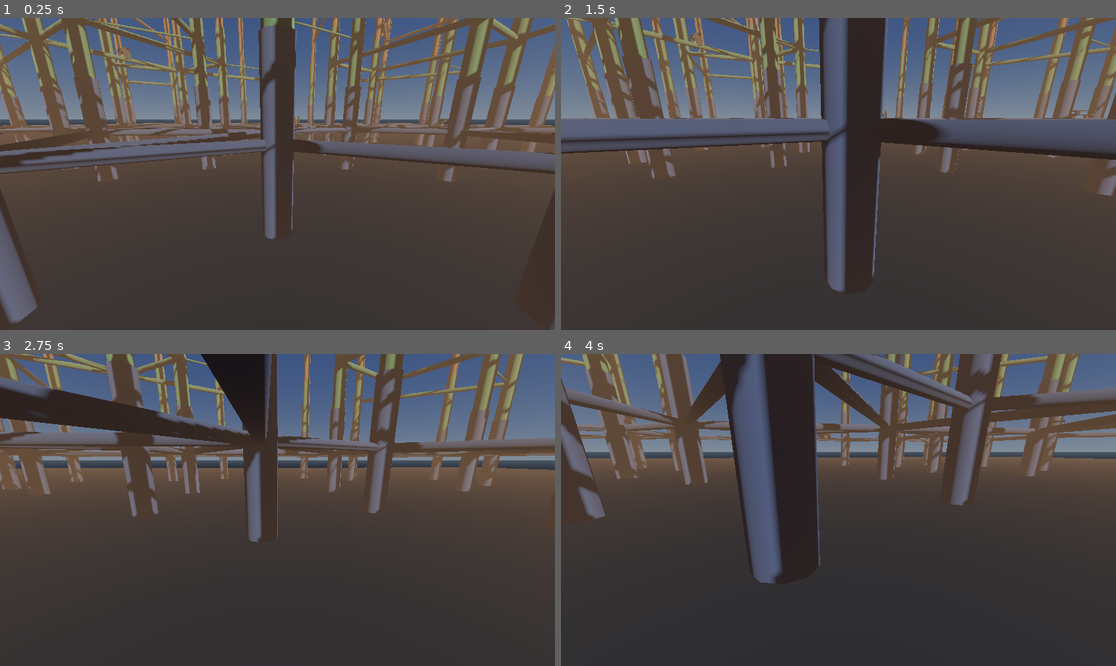
Above: before the commit, frames 1-4 (two rows, left to right).
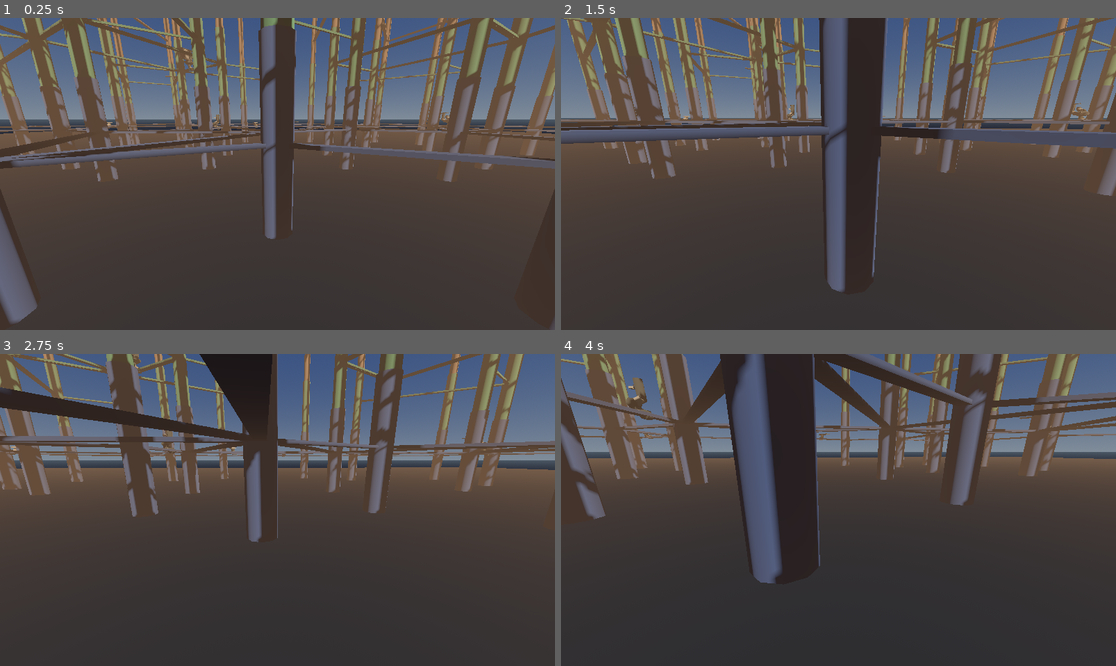
Above: after the commit, the same moments.

Repository: TaxiService/fcar
Game: Godot game, scene res://city/city_test.tscn
Same seed, same stepped clock (60 frames per second), same inputs: the game is played once before the commit and once after it.
Inputs (mouse positions are in pixels of both pictures, inside the frame that each line leads up to):
- Up to frame 1 (0.25 s): no input
- Up to frame 2 (1.5 s): tap Enter at 0.5 s; move the mouse to (866, 174) at 0.52 s; hold C (crouch) 0.53-1.28 s; hold W (forward) from 0.53 s (still down); click (866, 174) at 0.67 s; tap Space (jump) at 0.77 s; move the mouse to (810, 174) at 1.27 s; tap T (eject_passengers) at 1.35 s
- Up to frame 3 (2.75 s): keep holding W (forward); tap Space (jump) at 1.52 s; move the mouse to (288, 503) at 2.02 s; tap V (toggle_auto_hover) at 2.1 s
- Up to frame 4 (4 s): keep holding W (forward); move the mouse to (832, 516) at 2.77 s; tap Ctrl (toggle_com_compensation) at 2.85 s; click (832, 516) at 2.92 s; tap Space (jump) at 3.02, 3.77 s; move the mouse to (877, 513) at 3.52 s; tap R (toggle_ready_for_fares) at 3.6 s

The runs differ from the first frame. In frame 1, 6.3% of the frame differs, in the area x 0-100%, y 0-51%; in frame 2, 7.0%, in the area x 0-100%, y 0-52%; in frame 3, 5.5%; in frame 4, 4.3%.

Commit message:
Replace connector cylinders with box meshes and add collision
- Change connectors from CylinderMesh to BoxMesh for cleaner geometry
- Add StaticBody3D with BoxShape3D collision to all connectors
- Replace radius exports with width/height for more control
- Add connector AABBs to building overlap detection system
- Buildings now avoid spawning inside both spires and connectors

This enables placing building connection points above crosslinks
without clipping issues.

Co-Authored-By: Claude Opus 4.5 <noreply@anthropic.com>

Diff:
--- a/city/CityGenerator.gd
+++ b/city/CityGenerator.gd
@@ -19,9 +19,11 @@
 @export var spire_sides_step: int = 2  # Sides reduction per biome going up
 @export var spire_min_sides: int = 3  # Minimum polygon sides
 
-# Connector settings
-@export var edge_connector_radius: float = 4.0  # Edge connectors (along hex edges)
-@export var crosslink_radius: float = 12.0  # Crosslinks (internal pattern connectors)
+# Connector settings (rectangular prisms)
+@export var edge_connector_width: float = 8.0  # Edge connector width (horizontal)
+@export var edge_connector_height: float = 8.0  # Edge connector height (vertical)
+@export var crosslink_width: float = 24.0  # Crosslink width (horizontal)
+@export var crosslink_height: float = 8.0  # Crosslink height (vertical)
 @export var connectors_per_biome: int = 1  # How many connector levels per biome section
 
 # Edge connector patterns - which hex edges to connect (vertices 0-5, edges are adjacent pairs)
@@ -390,7 +392,7 @@
 					var start_pos = vertices[v1_idx]
 					var end_pos = vertices[v2_idx]
 
-					var connector = _create_connector(start_pos, end_pos, connector_y, biome_idx, edge_connector_radius)
+					var connector = _create_connector(start_pos, end_pos, connector_y, biome_idx, edge_connector_width, edge_connector_height)
 					connector.name = "EdgeConn_%d_B%d_%s_%d" % [hex_idx, biome_idx, pattern_name, connector_count]
 					connectors_container.add_child(connector)
 					connector_count += 1
@@ -400,7 +402,9 @@
 						"start": Vector3(start_pos.x, connector_y, start_pos.z),
 						"end": Vector3(end_pos.x, connector_y, end_pos.z),
 						"biome_idx": biome_idx,
-						"is_edge": true
+						"is_edge": true,
+						"width": edge_connector_width,
+						"height": edge_connector_height
 					})
 
 	print("  Generated %d edge connector beams" % connector_count)
@@ -491,7 +495,7 @@
 					var start_pos = vertices[v1_idx]
 					var end_pos = vertices[v2_idx]
 
-					var connector = _create_connector(start_pos, end_pos, connector_y, biome_idx, crosslink_radius)
+					var connector = _create_connector(start_pos, end_pos, connector_y, biome_idx, crosslink_width, crosslink_height)
 					connector.name = "Crosslink_%d_B%d_%s_%d" % [hex_idx, biome_idx, pattern_name, crosslink_count]
 					connectors_container.add_child(connector)
 					crosslink_count += 1
@@ -501,13 +505,15 @@
 						"start": Vector3(start_pos.x, connector_y, start_pos.z),
 						"end": Vector3(end_pos.x, connector_y, end_pos.z),
 						"biome_idx": biome_idx,
-						"is_edge": false
+						"is_edge": false,
+						"width": crosslink_width,
+						"height": crosslink_height
 					})
 
 	print("  Generated %d crosslink beams (skipped %d overlaps)" % [crosslink_count, skipped_count])
 
 
-func _create_connector(start: Vector3, end: Vector3, height: float, biome_idx: int, radius: float) -> Node3D:
+func _create_connector(start: Vector3, end: Vector3, height: float, biome_idx: int, width: float, box_height: float) -> Node3D:
 	var connector_root = Node3D.new()
 
 	# Calculate position and rotation
@@ -518,19 +524,13 @@
 	var length = direction.length()
 
 	connector_root.position = midpoint
-
-	# Create cylinder mesh (horizontal)
+	connector_root.rotation.y = atan2(direction.x, direction.z)  # Point toward end
+
+	# Create box mesh (length along Z after rotation)
 	var mesh_instance = MeshInstance3D.new()
-	var cylinder = CylinderMesh.new()
-	cylinder.top_radius = radius
-	cylinder.bottom_radius = radius
-	cylinder.height = length #- spire_base_radius * 2 # Subtract spire radius from each end
-	mesh_instance.mesh = cylinder
-
-	# Rotate to align with edge direction (cylinder is vertical by default)
-	# We need to rotate it to be horizontal and point in the right direction
-	mesh_instance.rotation.x = PI / 2  # Lay flat
-	connector_root.rotation.y = atan2(direction.x, direction.z)  # Point toward end
+	var box = BoxMesh.new()
+	box.size = Vector3(width, box_height, length)
+	mesh_instance.mesh = box
 
 	# Material - slightly darker than spire biome color
 	var mat = StandardMaterial3D.new()
@@ -539,6 +539,17 @@
 	mesh_instance.material_override = mat
 
 	connector_root.add_child(mesh_instance)
+
+	# Create collision body with matching box shape
+	var collision_body = StaticBody3D.new()
+	collision_body.name = "ConnectorCollision"
+	var collision_shape = CollisionShape3D.new()
+	var shape = BoxShape3D.new()
+	shape.size = Vector3(width, box_height, length)
+	collision_shape.shape = shape
+	collision_body.add_child(collision_shape)
+	connector_root.add_child(collision_body)
+
 	return connector_root
 
 
@@ -634,6 +645,44 @@
 	return aabbs
 
 
+func _calculate_connector_aabbs() -> Array[AABB]:
+	# Calculate AABBs for all connectors to prevent building overlap
+	var aabbs: Array[AABB] = []
+
+	for conn in connector_data:
+		var start: Vector3 = conn.start
+		var end: Vector3 = conn.end
+		var width: float = conn.width
+		var height: float = conn.height
+
+		# Calculate connector midpoint and direction
+		var midpoint = (start + end) / 2.0
+		var direction = end - start
+		var length = direction.length()
+
+		# Create axis-aligned bounding box that encompasses the rotated box
+		# For a rotated box, we need to consider both dimensions
+		var half_width = width / 2.0
+		var half_height = height / 2.0
+		var half_length = length / 2.0
+
+		# Get rotation angle
+		var angle = atan2(direction.x, direction.z)
+
+		# Calculate the AABB size accounting for rotation
+		# The rotated box projects onto X and Z axes
+		var cos_a = abs(cos(angle))
+		var sin_a = abs(sin(angle))
+		var aabb_x = half_width * cos_a + half_length * sin_a
+		var aabb_z = half_width * sin_a + half_length * cos_a
+
+		var aabb_pos = Vector3(midpoint.x - aabb_x, midpoint.y - half_height, midpoint.z - aabb_z)
+		var aabb_size = Vector3(aabb_x * 2, height, aabb_z * 2)
+		aabbs.append(AABB(aabb_pos, aabb_size))
+
+	return aabbs
+
+
 func _generate_buildings():
 	if not building_generator:
 		push_error("CityGenerator: BuildingGenerator not initialized")
@@ -645,9 +694,11 @@
 	building_generator.max_blocks_total = building_max_total
 	building_generator.reset_counter()
 
-	# Register spire AABBs so buildings don't overlap with them
+	# Register spire and connector AABBs so buildings don't overlap with them
 	var spire_aabbs = _calculate_spire_aabbs()
+	var connector_aabbs = _calculate_connector_aabbs()
 	building_generator.register_external_aabbs(spire_aabbs)
+	building_generator.register_external_aabbs(connector_aabbs)
 
 	var seed_count = 0
 	var blocks_placed = 0
